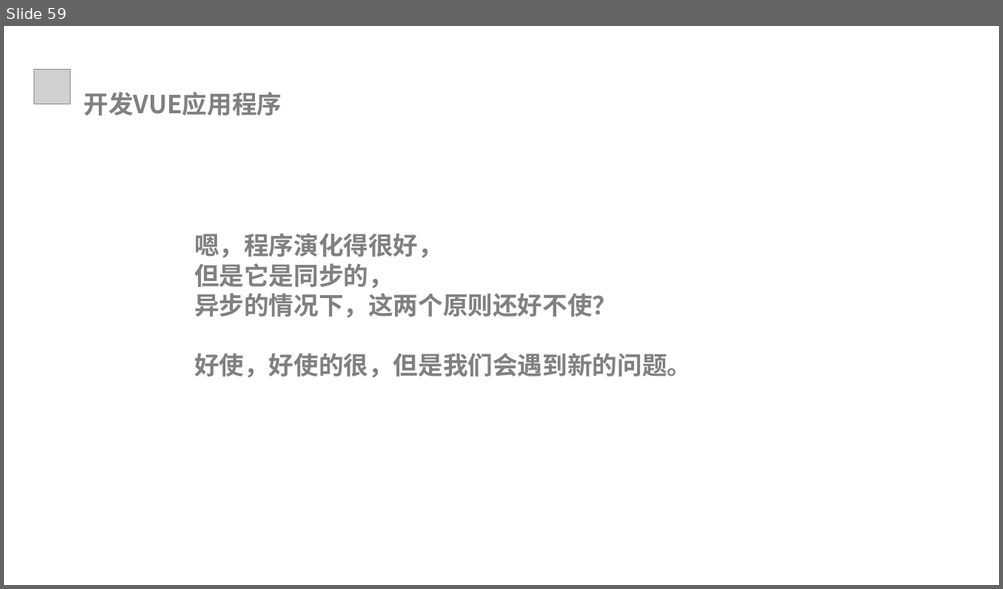
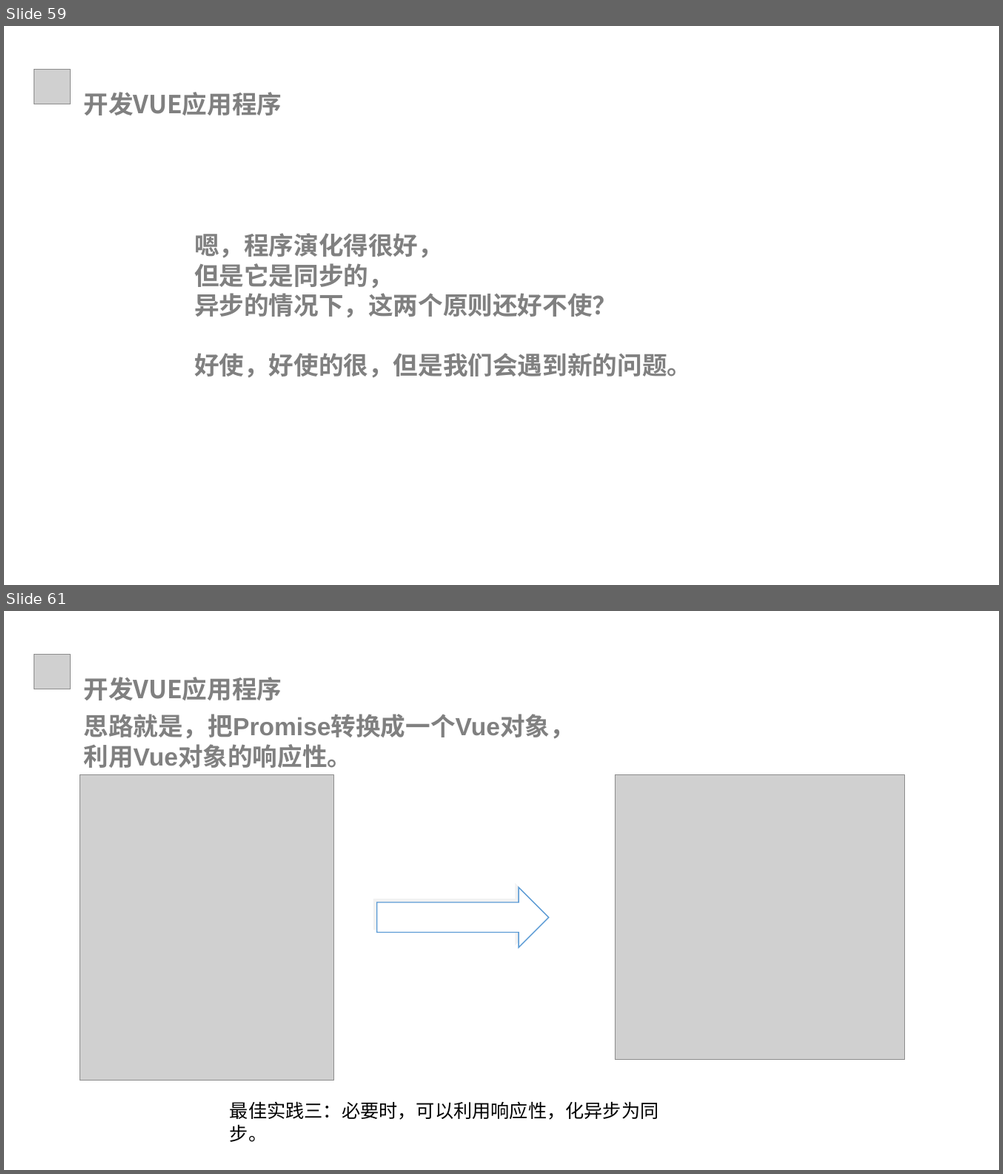
Before and after one commit to xiaozs/ppt, a slide deck: 3.开发VUE应用程序.pptx. Shown one above the other, each under a label of ours: slide 59 before the commit, slides 59 and 61 after it; the slides between them are not shown. The pictures are 1003x589 and 1003x1174 pixels, drawn with LibreOffice and Linux fonts; fonts in the diff are those of the drawing; grey boxes stand for pictures; background and template pictures are left out. Boxes give left, top, right and bottom in pixels: in the first picture for what was removed or moved away, otherwise in the second. Text is boxed around its words. In the diff, an @@ line names an element or a change of style, - is before the commit and + after.

```diff
--- a/3.开发VUE应用程序.pptx
+++ b/3.开发VUE应用程序.pptx
@@ slide 61 added at box(4, 611, 999, 1170), background #FFFFFF @@
@@ picture added at box(34, 655, 71, 690) @@
@@ text added at box(84, 677, 282, 701), 24 pt, text #808080, bold @@
+开发VUE应用程序
@@ text added at box(84, 714, 575, 768), 24 pt, text #808080, bold @@
+思路就是，把Promise转换成一个Vue对象，
+利用Vue对象的响应性。
@@ picture added at box(80, 775, 334, 1081) @@
@@ picture added at box(615, 775, 905, 1060) @@
@@ right arrow added at box(377, 888, 549, 948), fill #FFFFFF, outline #5B9BD5 1 pt @@
@@ text added at box(230, 1102, 659, 1120), 18 pt, text #000000 @@
+最佳实践三：必要时，可以利用响应性，化异步为同步。
```
Also in this commit, not shown: 1 slide changed, 6 other files.
